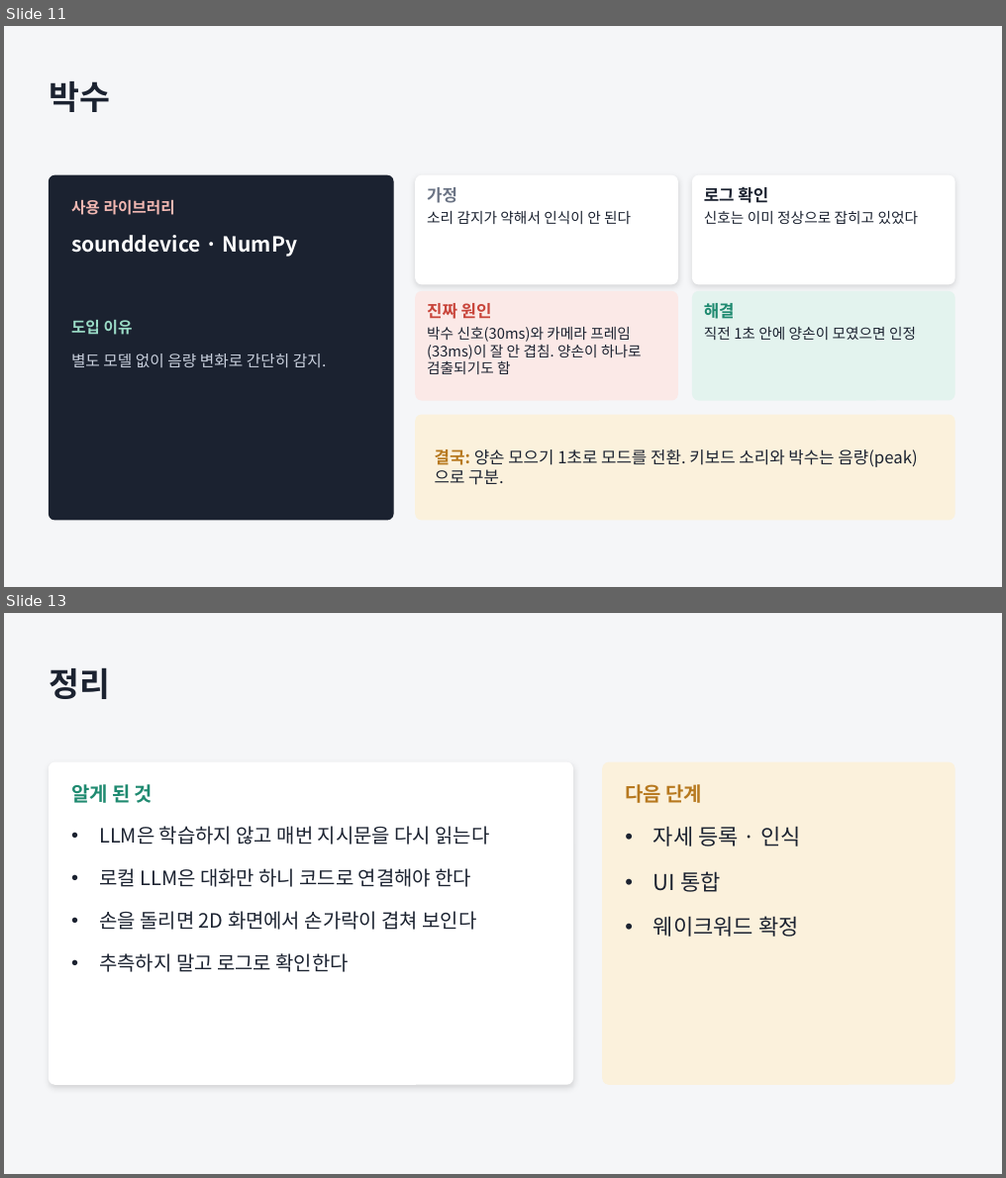
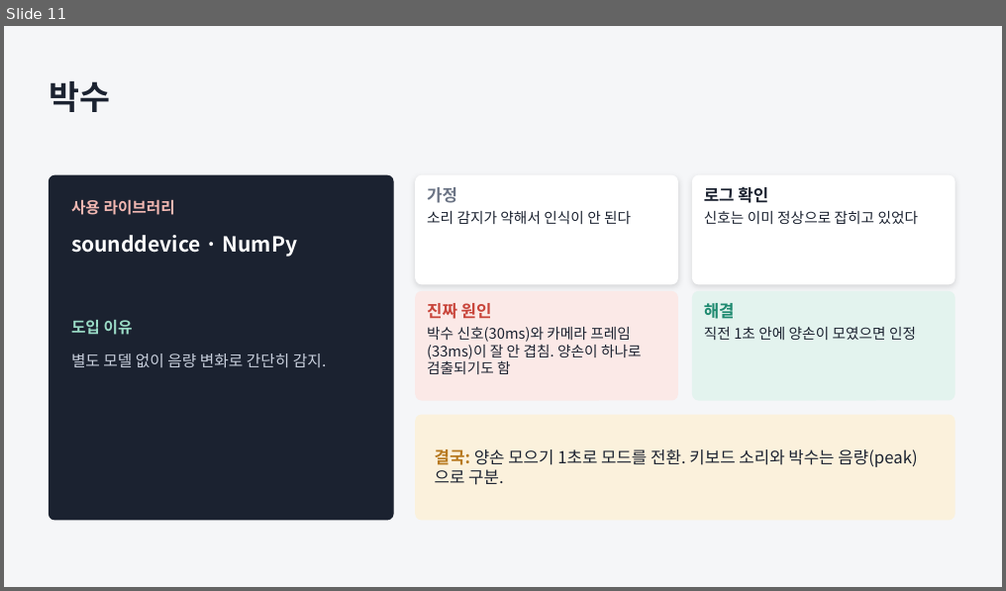
Before and after one commit to JungUH-0/JungPra, a slide deck: pythonpra/myproject/ppt/assistant_process.pptx. Shown one above the other, each under a label of ours: slides 11 and 13 before the commit, slide 11 after it; the slides between them are not shown. The pictures are 1006x1178 and 1006x591 pixels, drawn with LibreOffice and Linux fonts; fonts in the diff are those of the drawing. Boxes give left, top, right and bottom in pixels: in the first picture for what was removed or moved away, otherwise in the second. Text is boxed around its words. In the diff, an @@ line names an element or a change of style, - is before the commit and + after.

```diff
--- a/pythonpra/myproject/ppt/assistant_process.pptx
+++ b/pythonpra/myproject/ppt/assistant_process.pptx
@@ slide 13 removed at [4,613,1002,1174], background #F5F6F8 @@
@@ text removed at [49,667,110,699] @@
-정리
@@ rounded rectangle removed at [49,762,573,1084] @@
@@ text removed at [71,784,490,972] @@
-알게 된 것
-• LLM은 학습하지 않고 매번 지시문을 다시 읽는다
-• 로컬 LLM은 대화만 하니 코드로 연결해야 한다
-• 손을 돌리면 2D 화면에서 손가락이 겹쳐 보인다
-• 추측하지 말고 로그로 확인한다
@@ rounded rectangle removed at [603,762,954,1084] @@
@@ text removed at [625,784,801,937] @@
-다음 단계
-• 자세 등록 · 인식
-• UI 통합
-• 웨이크워드 확정
```
Also in this commit, not shown: 2 slides changed, 2 slides added, 5 other files.
